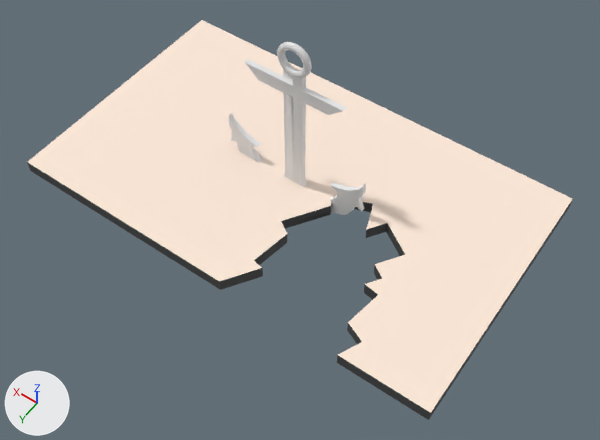
One commit to the FBX model GSCJ2017/Assets/Imports/Anchor Model.FBX: the scene before it, then after it.
The view is the same before and after, from a 50 mm camera at (-2.93, 4.03, 5.9) aimed at (-0.4, 0.48, 0.33). Arrows for +X, +Y and +Z are at lower left; the lights stay in place. Where no turn or scale is listed for an object, it has been applied to the vertices.

Names of what the first picture shows: 'Box002', 'Line002'.
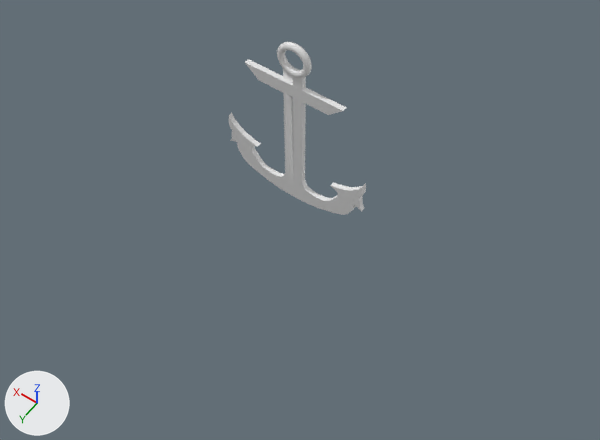
Edits to the bpy script that builds the scene:
```text
Remove ob_box002:
    ob_box002 = bpy.data.objects.new('Box002', me_mesh)
    ob_box002.location = (0.0, 0.0, 0.0)
```

Where the change shows, as pixel boxes (x1, y1, x2, y2) in the pictures (600 x 440 px):
'Box002', deleted
    before: (27, 20, 573, 420)
    faces in mat_material__13 (white #ffead9): (28, 20, 572, 413)
    faces in mat_01___default (dark grey #4b4b4b): (27, 162, 573, 420)
